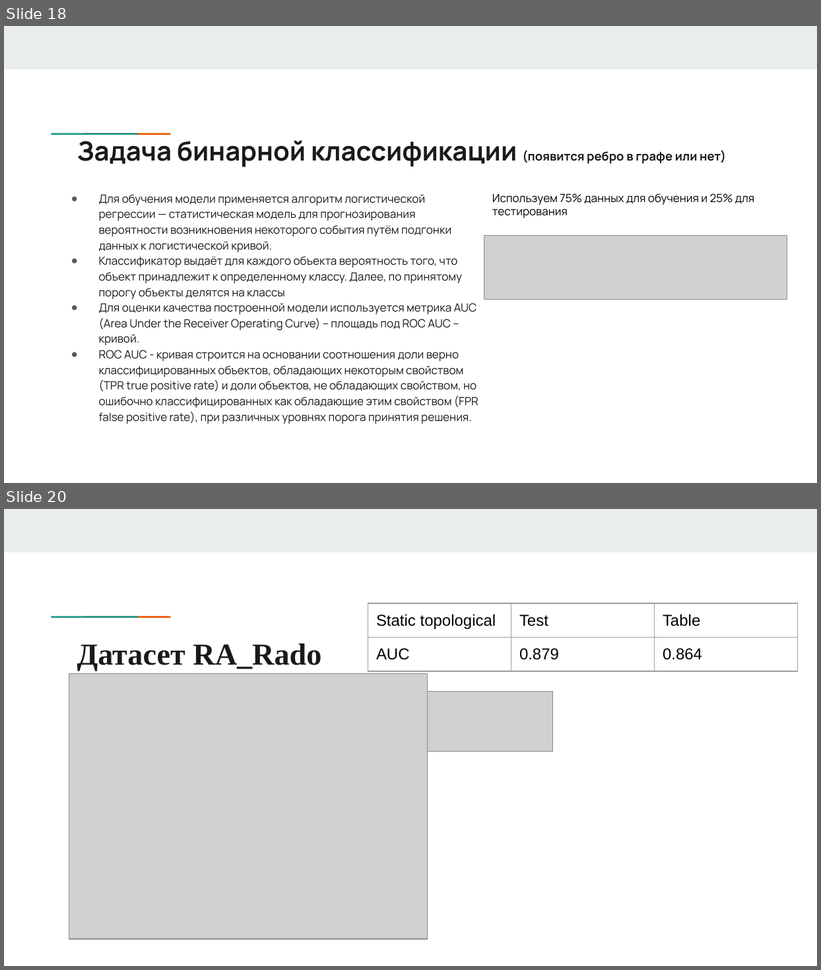
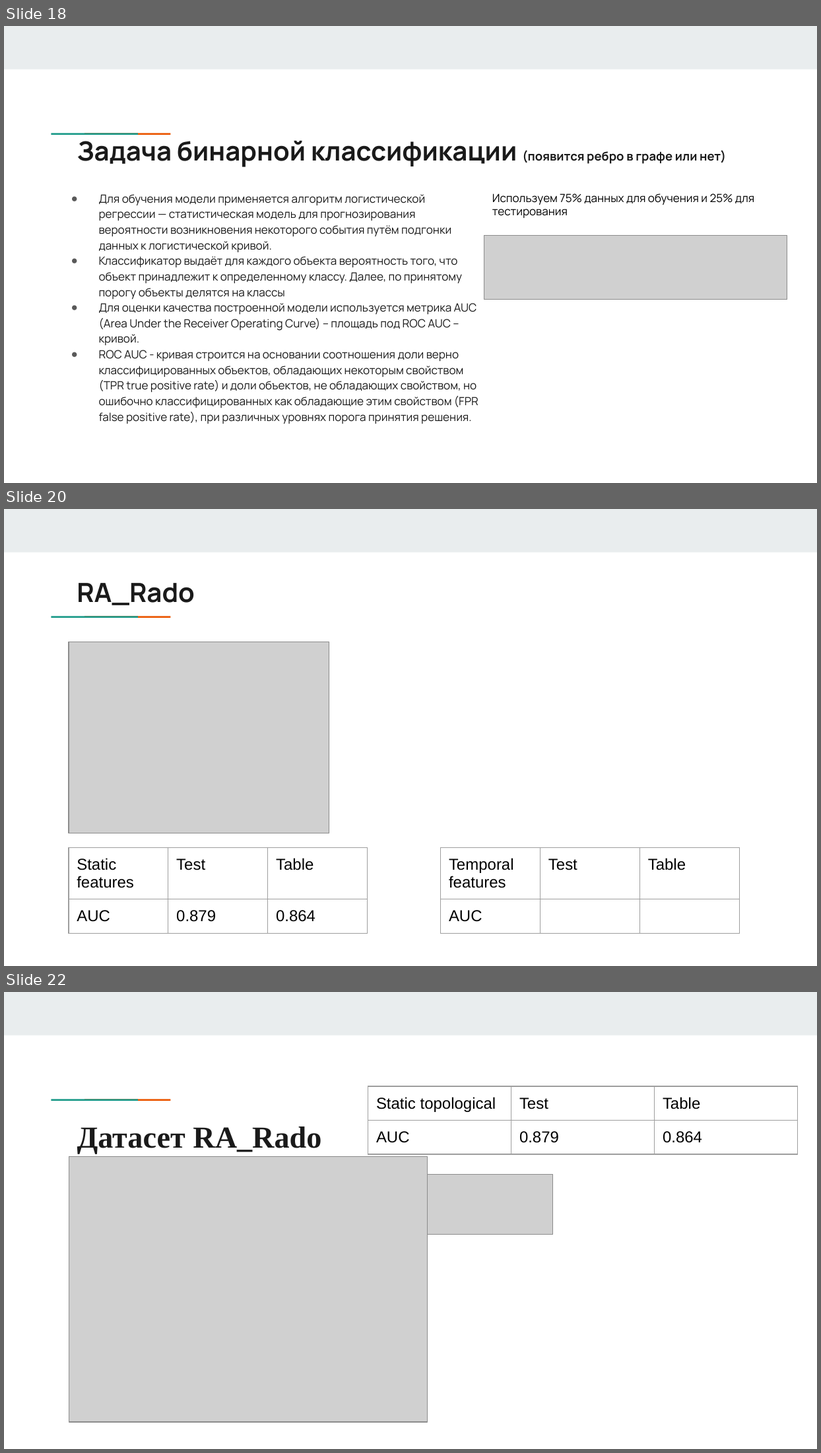
Before and after one commit to answerIII/GraphTheory2022-2023, a slide deck: notes/Team17.pptx. Shown one above the other, each under a label of ours: slides 18 and 20 before the commit, slides 18, 20 and 22 after it; the slides between them are not shown. The pictures are 821x970 and 821x1453 pixels, drawn with LibreOffice and Linux fonts; fonts in the diff are those of the drawing; grey boxes stand for pictures. Boxes give left, top, right and bottom in pixels: in the first picture for what was removed or moved away, otherwise in the second. Text is boxed around its words. In the diff, an @@ line names an element or a change of style, - is before the commit and + after.

```diff
--- a/notes/Team17.pptx
+++ b/notes/Team17.pptx
@@ slide 20 added at box(4, 509, 817, 966), background #FFFFFF; not listed: 3 template elements that a slide beside it also shows @@
@@ title added at box(77, 583, 195, 605), 23.4 pt, text #1A1A1A, bold @@
+RA_Rado
@@ picture added at box(69, 642, 329, 834) @@
@@ table added at box(69, 848, 369, 937), 2 rows, 3 columns @@
+Static features | Test | Table
+AUC | 0.879 | 0.864
@@ table added at box(441, 848, 741, 937), 2 rows, 3 columns @@
+Temporal features | Test | Table
+AUC |  | 
@@ what was slide 20 is now slide 22 @@
```
Also in this commit, not shown: 2 other slides added, 1 slide removed, 4 other files.
